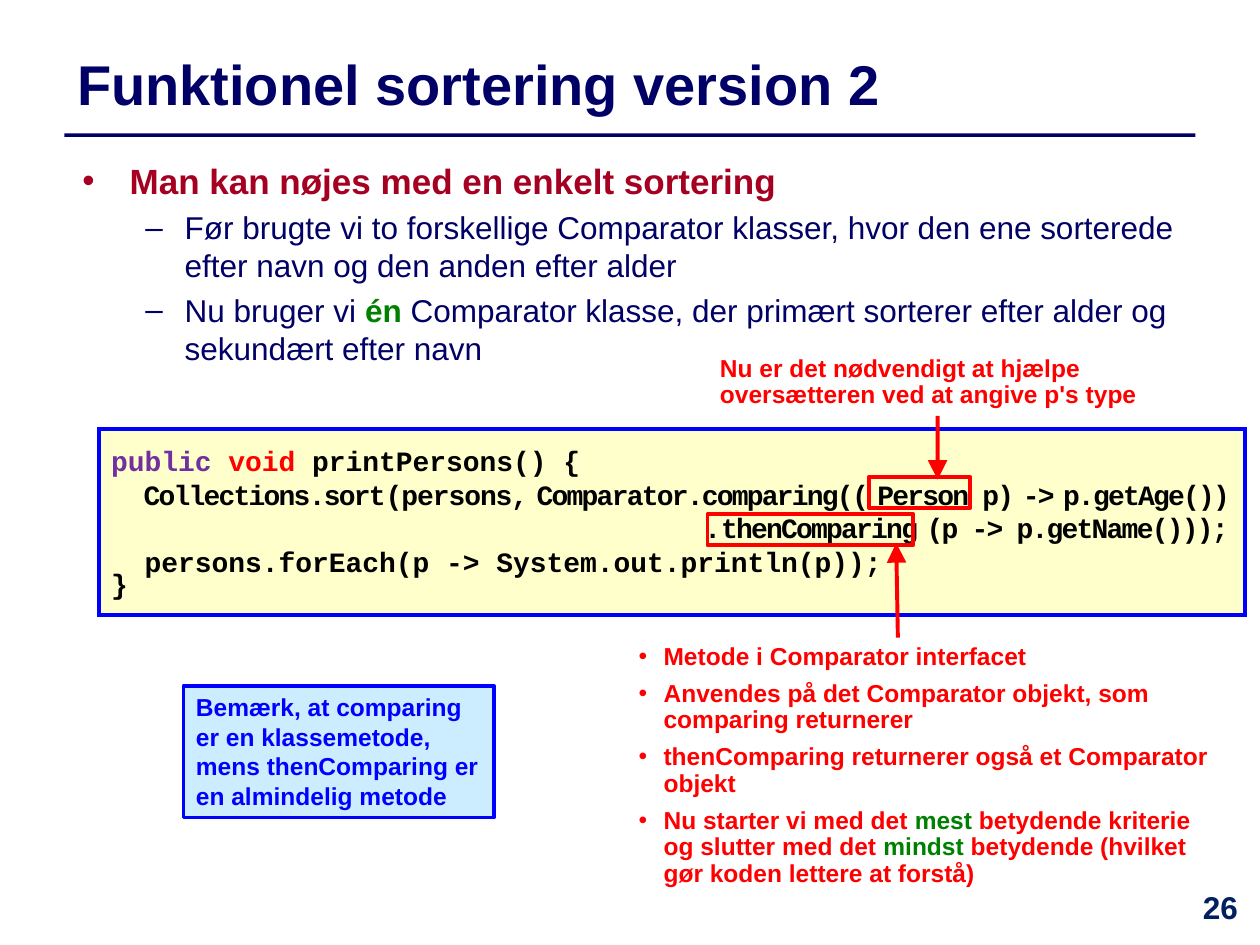
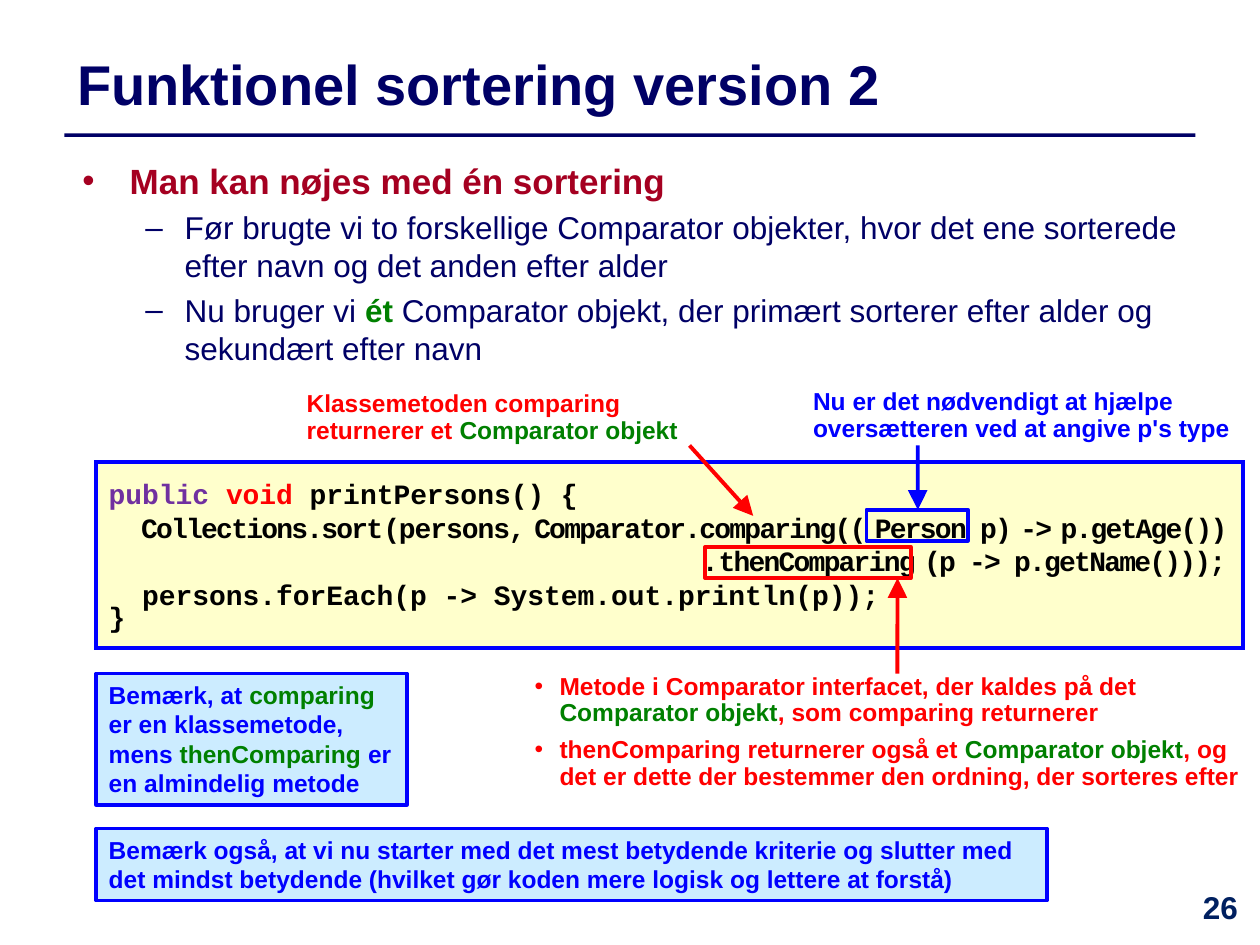
Before and after one commit to IntProgAU/Materiale, a slide deck: slide 26 of web/e22/uge_5b/Slides-Uge5-Torsdag.pptx. Drawn at 1260x945 pixels with LibreOffice and Linux fonts; fonts in the diff are those of the drawing. Boxes give left, top, right and bottom in pixels: in the first picture for what was removed or moved away, otherwise in the second. Text is boxed around its words. In the diff, an @@ line names an element or a change of style, - is before the commit and + after.

```diff
--- a/web/e22/uge_5b/Slides-Uge5-Torsdag.pptx
+++ b/web/e22/uge_5b/Slides-Uge5-Torsdag.pptx
@@ text at (130,168,1177,361): text changed @@
-• Man kan nøjes med en enkelt sortering
-  – Før brugte vi to forskellige Comparator klasser, hvor den ene sorterede efter navn og den anden efter alder
-  – Nu bruger vi én Comparator klasse, der primært sorterer efter alder og sekundært efter navn
+• Man kan nøjes med én sortering
+  – Før brugte vi to forskellige Comparator objekter, hvor det ene sorterede efter navn og det anden efter alder
+  – Nu bruger vi ét Comparator objekt, der primært sorterer efter alder og sekundært efter navn
@@ text "Nu er det nødvendigt at ...": place and size @@
-text "Nu er det nødvendigt at ..." at (720,359,1136,409)
+text "Nu er det nødvendigt at ..." at (813,392,1229,442)
@@ text "Nu er det nødvendigt at ..." at (813,392,1229,442): text colour #FF0000 to #0000FF @@
@@ text added at (307,394,677,444), 14 pt, text #FF0000, bold @@
+Klassemetoden comparing returnerer et Comparator objekt
@@ arrow added from (689, 446) to (753, 515), #FF0000 2.25 pt @@
@@ arrow moved from (937, 416) - (937, 480) to (917, 446) - (917, 510) @@
@@ arrow (917, 446) - (917, 510): stroke #FF0000 2.25 pt to #0000FF 2.25 pt @@
@@ 3 rectangles, 1 arrow: place and size @@
-3 rectangles, 1 arrow at (98,428,1245,638)
+3 rectangles, 1 arrow at (96,462,1242,674)
@@ rectangle at (867,510,968,542): outline #FF0000 2.25 pt to #0000FF 2.25 pt @@
@@ rectangle "Bemærk, at comparing er en ...": place and size @@
-rectangle "Bemærk, at comparing er en ..." at (184,687,494,818)
+rectangle "Bemærk, at comparing er en ..." at (96,674,406,805)
@@ rectangle "Bemærk, at comparing er en ..." at (96,674,406,805): text colour #0000FF to #008000 in "comparing thenComparing" @@
@@ text at (560,675,1238,790): text changed @@
-• Metode i Comparator interfacet
-• Anvendes på det Comparator objekt, som comparing returnerer
-• thenComparing returnerer også et Comparator objekt
-• Nu starter vi med det mest betydende kriterie og slutter med det mindst betydende (hvilket gør koden lettere at forstå)
+• Metode i Comparator interfacet, der kaldes på det Comparator objekt, som comparing returnerer
+• thenComparing returnerer også et Comparator objekt, og
+  det er dette der bestemmer den ordning, der sorteres efter
@@ rectangle added at (96,829,1046,901), fill #CCECFF, outline #0000FF 2.25 pt, 14 pt, text #0000FF, bold @@
+Bemærk også, at vi nu starter med det mest betydende kriterie og slutter med det mindst betydende (hvilket gør koden mere logisk og lettere at forstå)
```
Also in this commit, not shown: 16 other slides changed, 1 other file.
